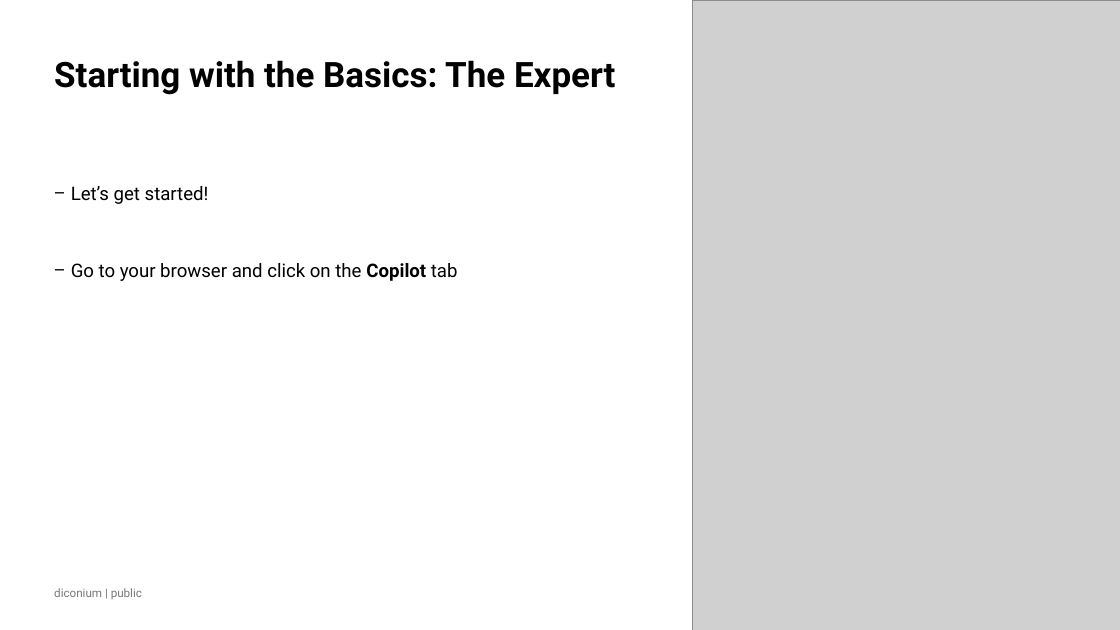
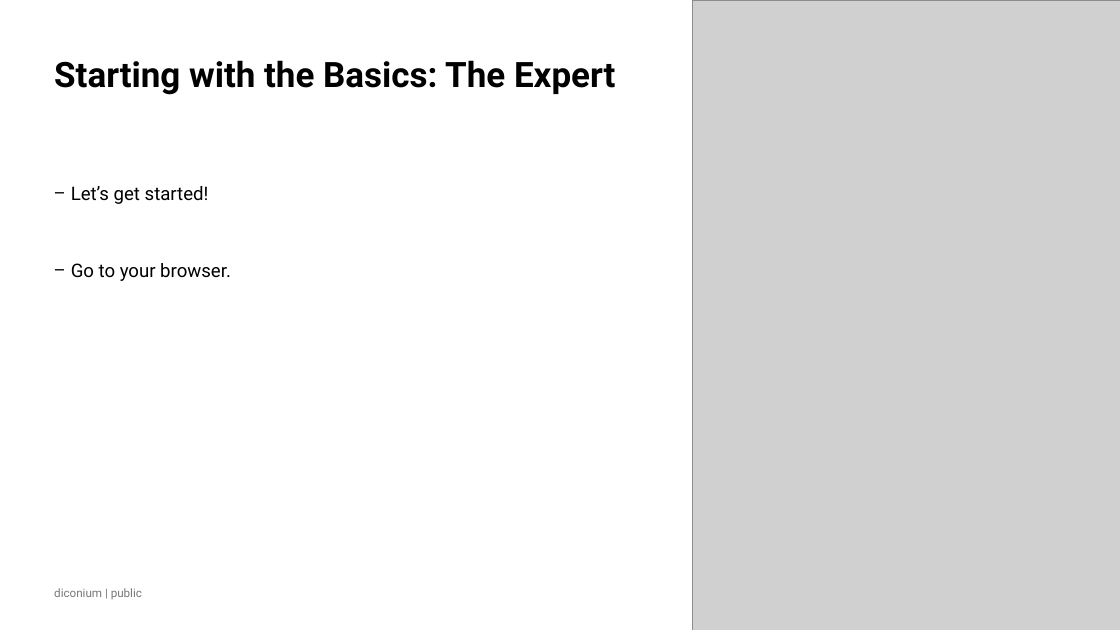
Before and after one commit to NeilSinclair/prompt_workshop, a slide deck: slide 14 of slides/AI Teach In STIHL v1.2.pptx. Drawn at 1120x630 pixels with LibreOffice and Linux fonts; fonts in the diff are those of the drawing; grey boxes stand for pictures; background and template pictures are left out. Boxes give left, top, right and bottom in pixels: in the first picture for what was removed or moved away, otherwise in the second. Text is boxed around its words. In the diff, an @@ line names an element or a change of style, - is before the commit and + after.

```diff
--- a/slides/AI Teach In STIHL v1.2.pptx
+++ b/slides/AI Teach In STIHL v1.2.pptx
@@ text at bbox=[71, 263, 231, 281]: text changed @@
-− Go to your browser and click on the Copilot tab
+− Go to your browser.
```
Also in this commit, not shown: 8 other slides changed.
